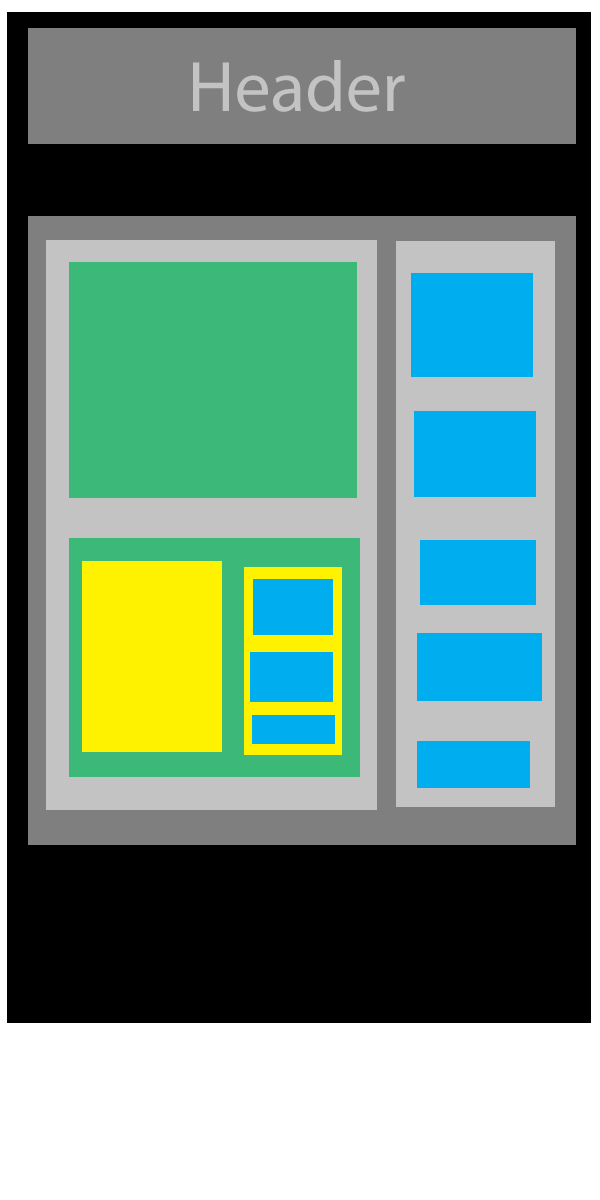
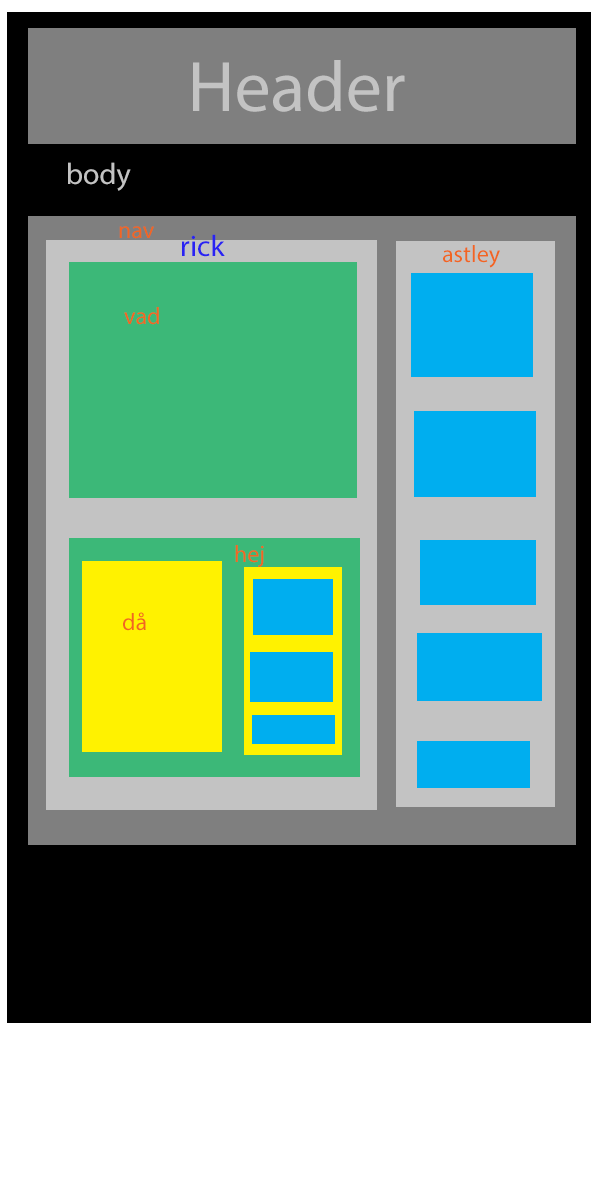
The second 600x1200 image is a revision of the first. Changes to its layers:
added layer "astley" above "då" over [443, 245, 500, 268]
added layer "då" above "vad" over [123, 612, 146, 631]
added layer "vad" above "hej" over [124, 307, 159, 325]
added layer "hej" above "nav" over [235, 545, 264, 567]
added layer "nav" above "rick" over [119, 226, 154, 239]
added layer "rick" above "body" over [182, 234, 225, 257]
added layer "body" above "Layer 1" over [68, 162, 131, 191]
